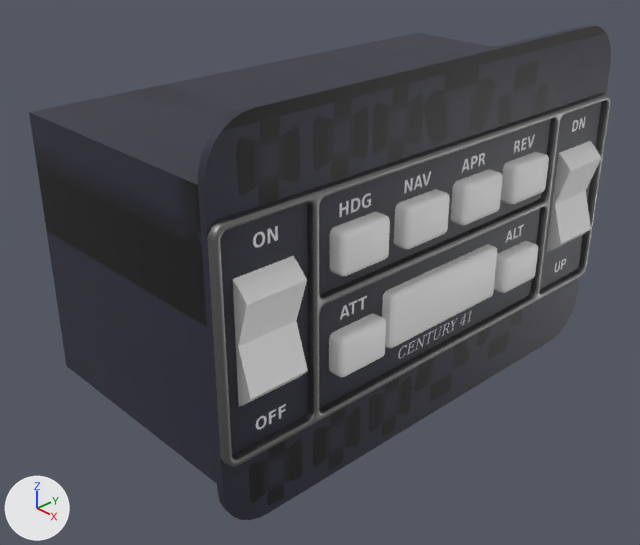
Renders of the Blender file src/3d/century-41/century-41.blend from each side of a commit.
Camera for both pictures: a camera (50 mm lens) standing at (0.0912, -0.1153, 0.0675) and looking at (-0.024, -0.0072, -0.0099). Lighting does not change. The marker at lower left points along +X, +Y and +Z.

Objects in the first picture: 'ALT', 'APR', 'ATT', 'Case', 'Disconnect', 'Down', 'HDG', 'NAV', 'OnOff', 'REV', 'Ridge', 'Up'.
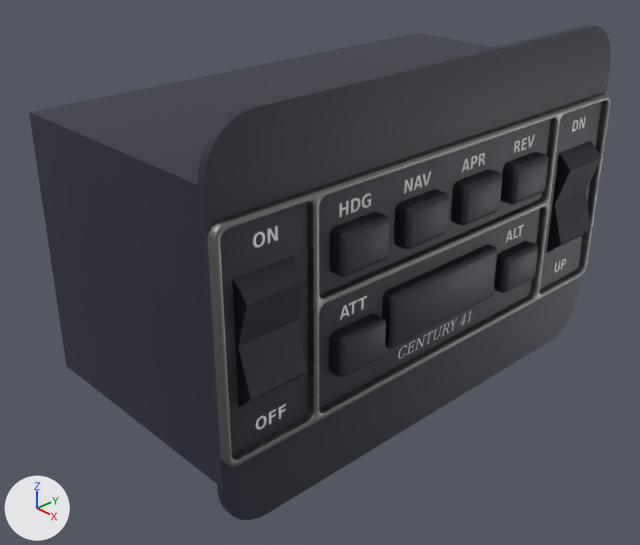
Patch to the scene script:
```diff
--- a/src/3d/century-41/century-41.blend.py
+++ b/src/3d/century-41/century-41.blend.py
@@ me_cube_007 @@
 me_cube_007.from_pydata(...)  # 64 vertices, 57 faces; spans x -0.00503..0.00307, y -0.01339..-0.00559, z -0.02793..-0.01687
-me_cube_007.materials.append(mat_defaultwhite)  # white #ffffff
+me_cube_007.materials.append(mat_case)  # picture img_century_41_buttons_png
@@ me_cube_004 @@
 me_cube_004.from_pydata(...)  # 64 vertices, 57 faces; spans x -0.00503..0.00307, y 0.00535..0.01315, z -0.01326..-0.0022
-me_cube_004.materials.append(mat_defaultwhite)  # white #ffffff
+me_cube_004.materials.append(mat_case)  # picture img_century_41_buttons_png
@@ me_cube_006 @@
 me_cube_006.from_pydata(...)  # 64 vertices, 57 faces; spans x -0.00503..0.00307, y -0.01339..-0.00559, z 0.01668..0.02774
-me_cube_006.materials.append(mat_defaultwhite)  # white #ffffff
+me_cube_006.materials.append(mat_case)  # picture img_century_41_buttons_png
@@ me_cube_001 @@
 # used by ob_case; location = (0.0, 0.0, 0.0); rotation_euler = (1.571, 0.0, 0.0), in degrees (90, 0, 0)
-me_cube_001.from_pydata(...)  # 92 vertices, 62 faces; spans x -0.0508..0.0, y -0.0349..0.0349, z -0.0508..0.0508
+me_cube_001.from_pydata(...)  # 92 vertices, 61 faces; spans x -0.0508..0.0, y -0.0349..0.0349, z -0.0508..0.0508
+# me_cube_001 part 1: 10 kept faces spanning x -0.0508..0.0, y -0.0349..0.0349, z -0.0508..0.0508 get new texture (UV) coordinates
 me_cube_001.materials.append(mat_case)
@@ me_cube_009 @@
 me_cube_009.from_pydata(...)  # 64 vertices, 57 faces; spans x -0.0058..0.0023, y -0.0133..-0.0024, z -0.015..0.015
-me_cube_009.materials.append(mat_defaultwhite)  # white #ffffff
+me_cube_009.materials.append(mat_case)  # picture img_century_41_buttons_png
@@ me_cube_008 @@
 # used by ob_down; location = (0.0, 0.0, 0.0); rotation_euler = (1.571, 0.0, 0.0), in degrees (90, 0, 0)
-me_cube_008.from_pydata(...)  # 24 vertices, 23 faces; spans x -0.00677..0.0031, y 0.0..0.01298, z -0.04704..-0.03552
+me_cube_008.from_pydata(...)  # 24 vertices, 22 faces; spans x -0.00677..0.0031, y 0.0..0.01298, z -0.04704..-0.03552
+# me_cube_008 part 2: 22 faces spanning x -0.00677..0.0031, y 0.0..0.01298, z -0.04704..-0.03552 switch from mat_defaultwhite (white #ffffff) to mat_case (picture img_century_41_buttons_png)
@@ me_cube_002 @@
 me_cube_002.from_pydata(...)  # 64 vertices, 57 faces; spans x -0.00503..0.00307, y 0.00535..0.01315, z 0.01668..0.02774
-me_cube_002.materials.append(mat_defaultwhite)  # white #ffffff
+me_cube_002.materials.append(mat_case)  # picture img_century_41_buttons_png
@@ me_cube_003 @@
 me_cube_003.from_pydata(...)  # 64 vertices, 57 faces; spans x -0.00503..0.00307, y 0.00535..0.01315, z 0.00171..0.01277
-me_cube_003.materials.append(mat_defaultwhite)  # white #ffffff
+me_cube_003.materials.append(mat_case)  # picture img_century_41_buttons_png
@@ me_cube_010 @@
 # used by ob_onoff; location = (0.0, 0.0, 0.0); rotation_euler = (1.571, 0.0, 0.0), in degrees (90, 0, 0)
-me_cube_010.from_pydata(...)  # 42 vertices, 46 faces; spans x -0.0068..0.0031, y -0.013..0.013, z 0.0353..0.0469
+me_cube_010.from_pydata(...)  # 42 vertices, 44 faces; spans x -0.0068..0.0031, y -0.013..0.013, z 0.0353..0.0469
+# me_cube_010 part 3: 44 faces spanning x -0.0068..0.0031, y -0.013..0.013, z 0.0353..0.0469 switch from mat_defaultwhite (white #ffffff) to mat_case (picture img_century_41_buttons_png)
@@ me_cube_005 @@
 me_cube_005.from_pydata(...)  # 64 vertices, 57 faces; spans x -0.00503..0.00307, y 0.00535..0.01315, z -0.02793..-0.01687
-me_cube_005.materials.append(mat_defaultwhite)  # white #ffffff
+me_cube_005.materials.append(mat_case)  # picture img_century_41_buttons_png
@@ me_cube_012 @@
 # used by ob_up; location = (0.0, 0.0, 0.0); rotation_euler = (1.571, 0.0, 0.0), in degrees (90, 0, 0)
-me_cube_012.from_pydata(...)  # 24 vertices, 23 faces; spans x -0.00677..0.0031, y -0.01298..0.0, z -0.04704..-0.03552
+me_cube_012.from_pydata(...)  # 24 vertices, 22 faces; spans x -0.00677..0.0031, y -0.01298..0.0, z -0.04704..-0.03552
+# me_cube_012 part 4: 22 faces spanning x -0.00677..0.0031, y -0.01298..0.0, z -0.04704..-0.03552 switch from mat_defaultwhite (white #ffffff) to mat_case (picture img_century_41_buttons_png)
```

Boxes [x1, y1, x2, y2] around the edits, measured in the pictures (640 x 545 px):
'Disconnect', recoloured
    both: [382, 244, 497, 348]
'HDG', recoloured (grey to black)
    both: [329, 212, 390, 276]
'ATT', recoloured (grey to black)
    both: [329, 313, 386, 378]
'NAV', recoloured (grey to black)
    both: [394, 189, 450, 249]
'APR', recoloured
    both: [451, 169, 503, 225]
'REV', recoloured
    both: [501, 152, 549, 204]
'ALT', recoloured
    both: [494, 241, 538, 293]
part 1 of me_cube_001, surface changed
    both: [36, 61, 452, 506]
part 2 of me_cube_008, recoloured (grey to black)
    both: [553, 141, 601, 205]
part 3 of me_cube_010, recoloured (grey to black)
    both: [233, 256, 308, 407]
part 4 of me_cube_012, recoloured (grey to black)
    both: [547, 191, 591, 252]
